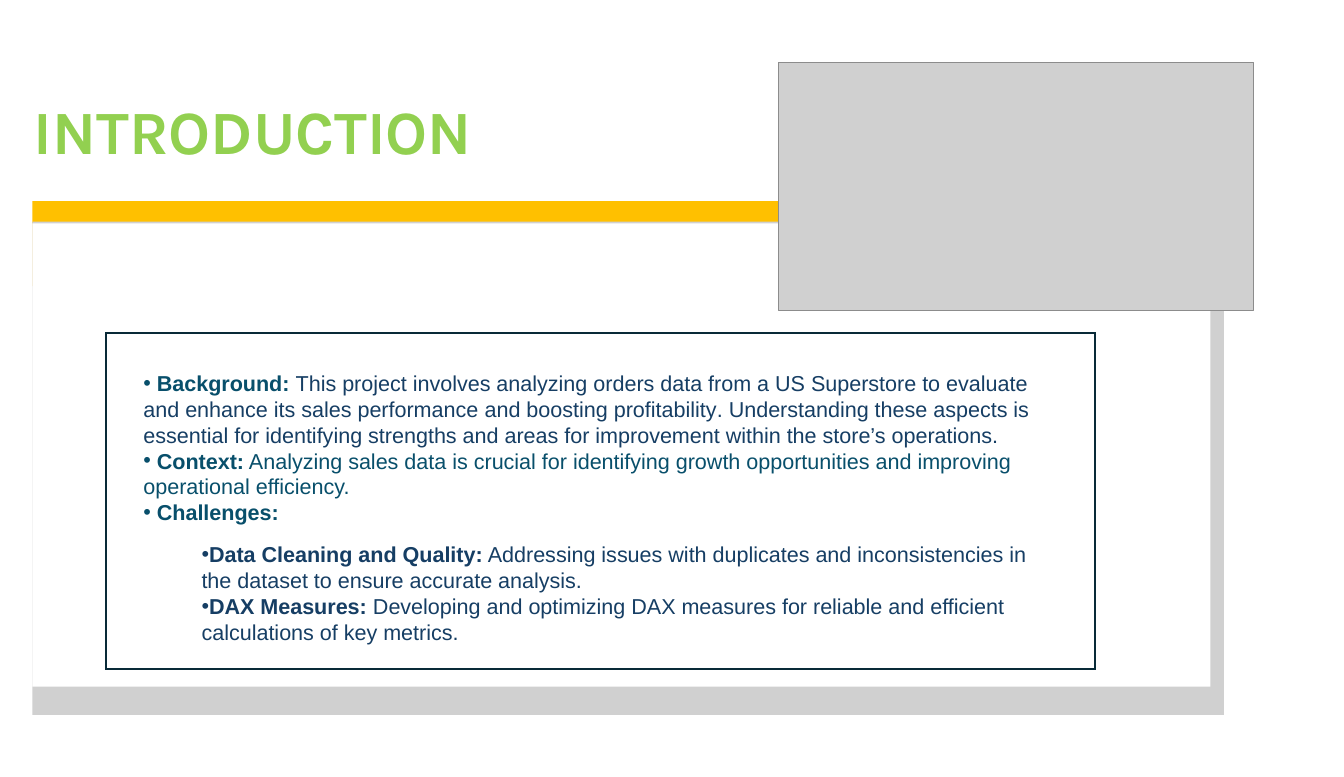
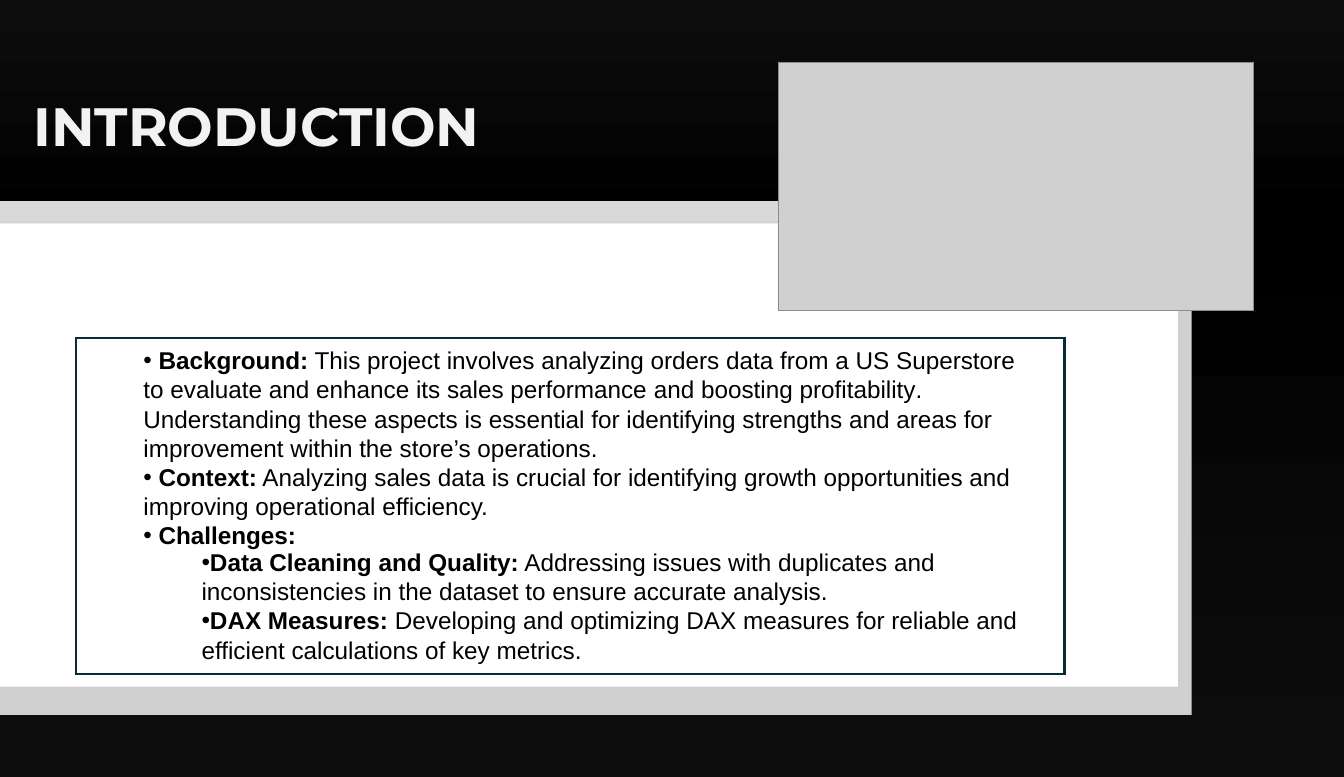
Before and after one commit to jasnoorvirk26/SuperstoreSalesAnalysis, a slide deck: slide 3 of Superstore-Analysis-Presentation.pptx. Drawn at 1344x777 pixels with LibreOffice and Linux fonts; fonts in the diff are those of the drawing; grey boxes stand for pictures. Boxes give left, top, right and bottom in pixels: in the first picture for what was removed or moved away, otherwise in the second. Text is boxed around its words. In the diff, an @@ line names an element or a change of style, - is before the commit and + after.

```diff
--- a/Superstore-Analysis-Presentation.pptx
+++ b/Superstore-Analysis-Presentation.pptx
@@ background #FFFFFF to gradient #0D0D0D to #000000 @@
@@ title "INTRODUCTION" at box(34, 107, 480, 147): size 45.6 to 40 pt, font Karla to Montserrat, text colour #92D050 to #F2F2F2 @@
@@ 2 freeform shapes, 1 picture: place and size @@
-2 freeform shapes, 1 picture at box(32, 201, 1224, 715)
+2 freeform shapes, 1 picture at box(0, 201, 1192, 715)
@@ freeform shape at box(0, 201, 1186, 286): fill #FFC000 to #D9D9D9 @@
@@ rectangle: place and size @@
-rectangle at box(107, 333, 1096, 670)
+rectangle at box(76, 338, 1065, 674)
@@ text "Background: This project involves analyzing ...": place and size @@
-text "Background: This project involves analyzing ..." at box(143, 375, 1029, 525)
+text "Background: This project involves analyzing ..." at box(143, 351, 1015, 549)
@@ text "Background: This project involves analyzing ..." at box(143, 351, 1015, 549): size 16 to 18 pt; text colour #084F6A to #000000 in "Background:", "Context: Analyzing sales data is crucial for ...", "Challenges:"; text colour #163E64 to #000000 in "This project involves analyzing orders data from ..." @@
@@ text "Data Cleaning and Quality: Addressing ...": place and size @@
-text "Data Cleaning and Quality: Addressing ..." at box(202, 546, 1026, 645)
+text "Data Cleaning and Quality: Addressing ..." at box(202, 553, 1017, 664)
@@ text "Data Cleaning and Quality: Addressing ..." at box(202, 553, 1017, 664): size 16 to 18 pt, text colour #163E64 to #000000 @@
```
Also in this commit, not shown: 14 other slides changed.
